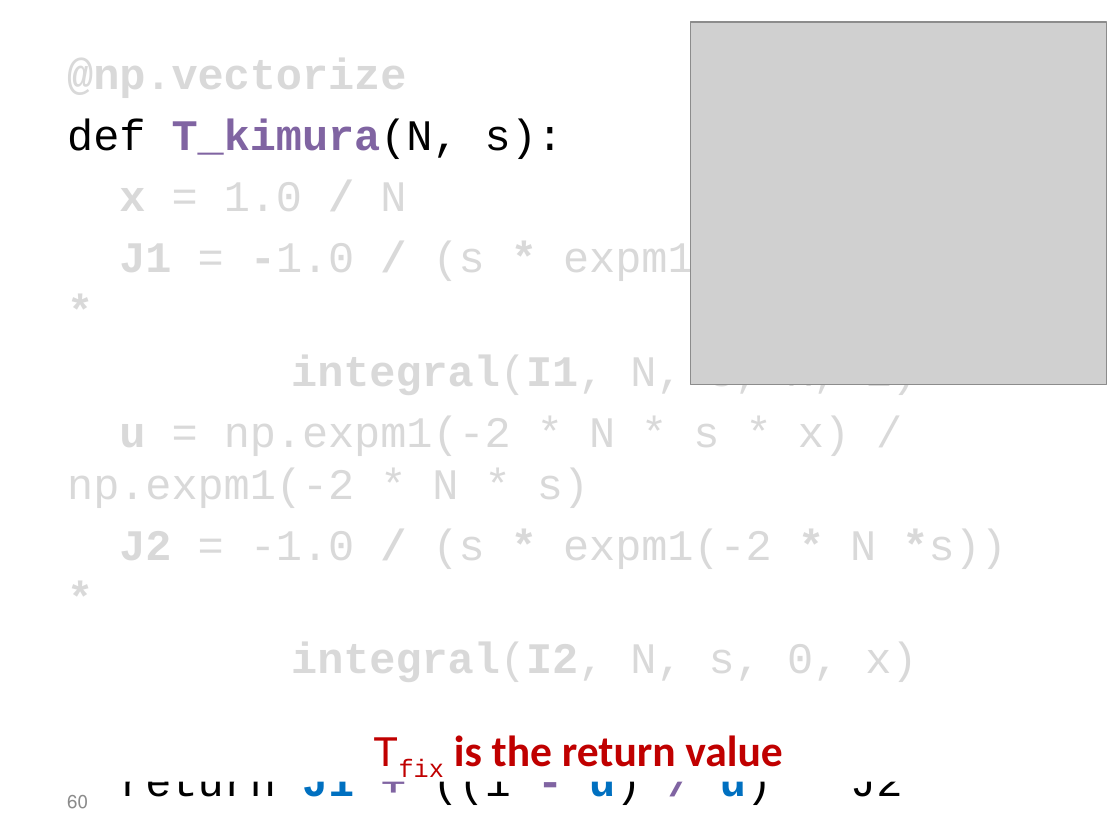
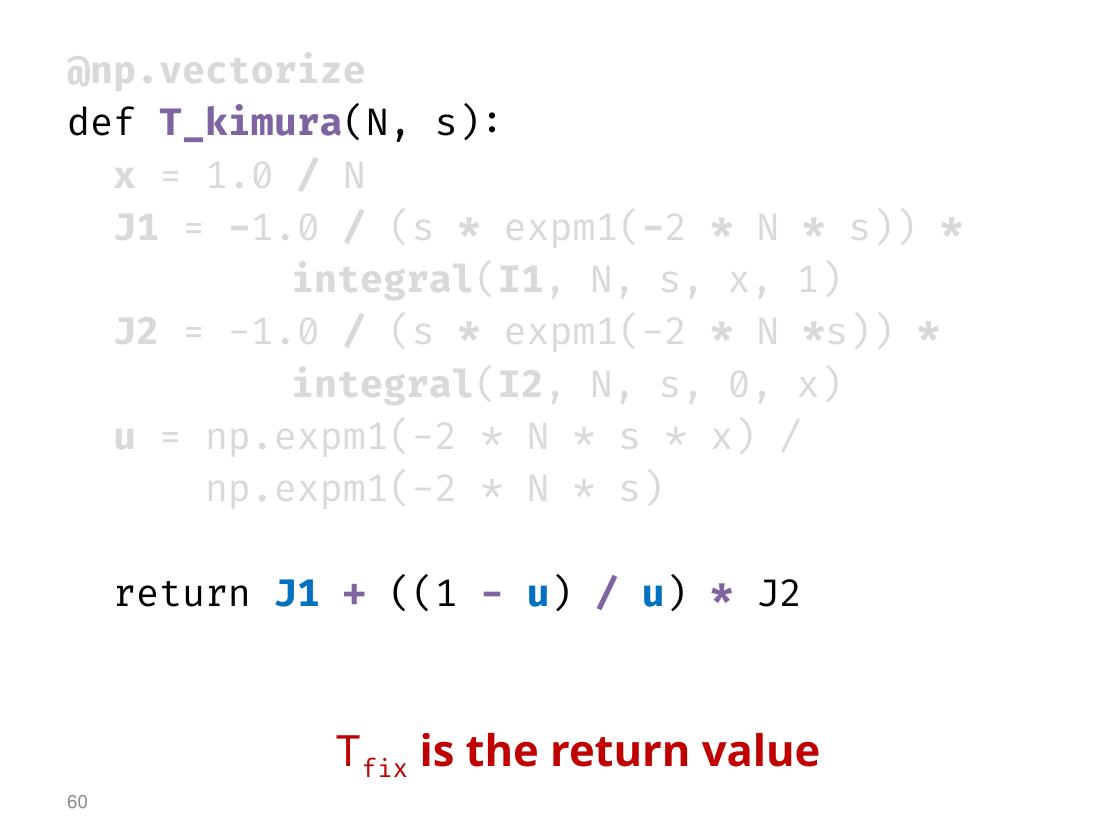
Before and after one commit to yoavram/PyConIL2016, a slide deck: slide 60 of presentation.pptx. Drawn at 1120x840 pixels with LibreOffice and Linux fonts; fonts in the diff are those of the drawing; grey boxes stand for pictures. Boxes give left, top, right and bottom in pixels: in the first picture for what was removed or moved away, otherwise in the second. Text is boxed around its words. In the diff, an @@ line names an element or a change of style, - is before the commit and + after.

Commit message:
modified fonts

```diff
--- a/presentation.pptx
+++ b/presentation.pptx
@@ picture removed at [690, 22, 1107, 385] @@
@@ text at [67, 49, 917, 611]: size 28 to 24 pt, font Courier New to Fira Code in "@np.vectorize", "def T_kimura(N, s):", "x = 1.0 / N", "J1 = -1.0 / (s * expm1(-2 ..." and 4 more places @@
@@ text at [67, 411, 850, 512]: paragraph removed @@
-u = np.expm1(-2 * N * s * x) / np.expm1(-2 * N * s)
@@ text at [113, 415, 756, 513]: paragraphs added @@
+u = np.expm1(-2 * N * s * x) /
+np.expm1(-2 * N * s)
@@ text "Tfix is the return value" at [420, 733, 821, 767]: font Courier New to Fira Code in "Tfix"; font Calibri to Open Sans in "is the return value" @@
@@ page number at [67, 795, 88, 809]: font Calibri to Open Sans @@
```
Also in this commit, not shown: 59 other slides changed, 4 slides added, 3 slides removed.
